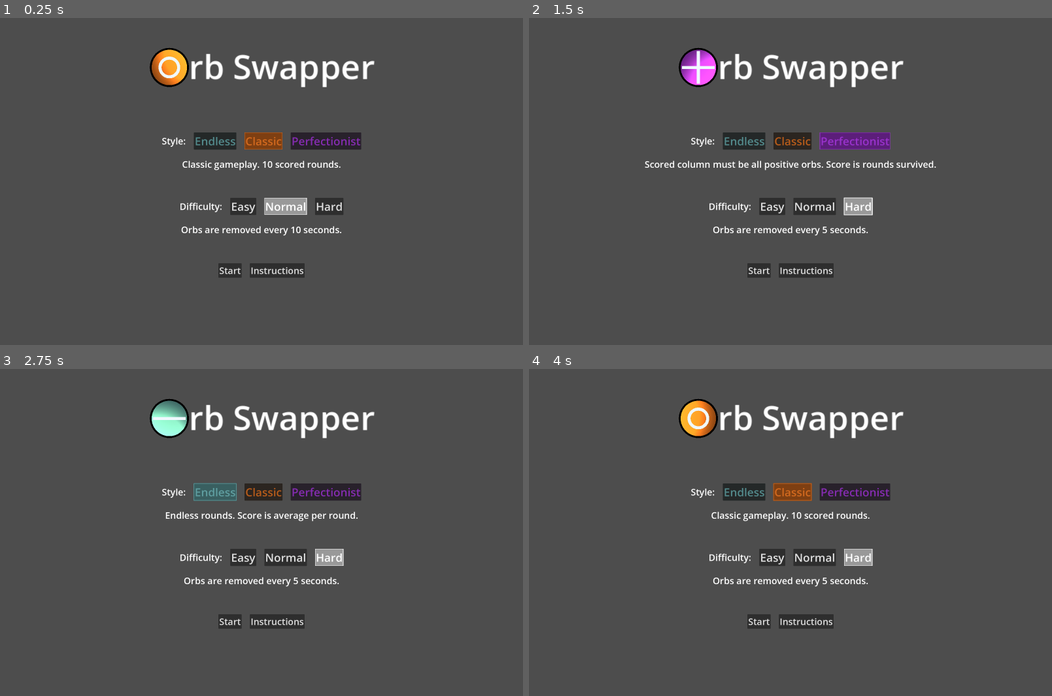
Above: before the commit, frames 1-4 (two rows, left to right).
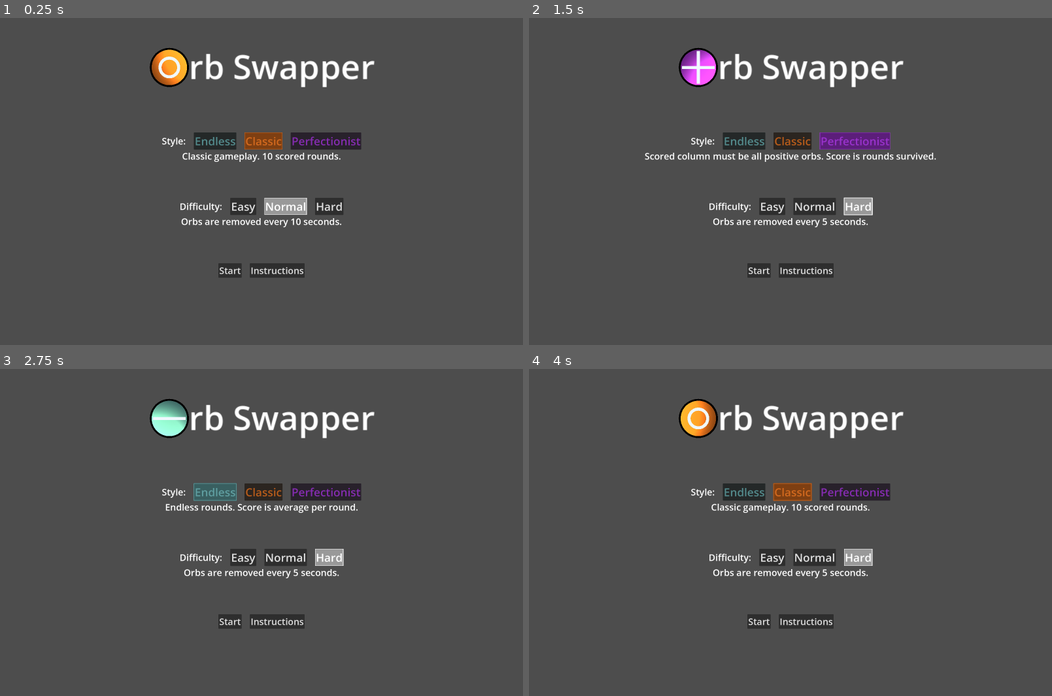
Above: after the commit, the same moments.

Repository: AKKamath/orb-game
Game: Godot game, scene res://title.tscn
Two runs of this game, one before a commit and one after it. Both use one fixed random seed, a clock stepped at 60 frames per second and the inputs below.
Inputs:
- Up to frame 1 (0.25 s): no input
- Up to frame 2 (1.5 s): click "Perfectionist" at 0.5 s; click "Hard" at 1.25 s
- Up to frame 3 (2.75 s): click "Endless" at 2 s
- Up to frame 4 (4 s): click "Endless" at 2.75 s; click "Classic" at 3.5 s

The runs differ from the first frame. In frame 1, 1.2% of the frame differs, in the area x 34-66%, y 41-67%; in frame 2, 1.6%, in the area x 22-78%, y 41-67%; in frame 3, 1.3%; in frame 4, 1.2%.

Commit message:
Add separate score screen

Diff:
--- a/game.gd
+++ b/game.gd
@@ -1,14 +1,5 @@
 extends Node
 @export var orbObj : PackedScene
-
-enum STYLE {
-	CLASSIC = 0,
-	ENDLESS = 1,
-	PERFECT = 2,
-}
-
-const ROWS = 8
-const COLS = 10
 
 var BURN_TIME = 10
 var RESET_TIME = 50
@@ -28,7 +19,11 @@
 var scoredSteps = 0
 var perfectSteps = 0
 var game_running = false
-var gameStyle = STYLE.CLASSIC
+var gameStyle = Util.STYLE.CLASSIC
+var difficulty
+
+const ROWS = 8
+const COLS = 10
 
 # Calculate the on-screen position of a given (x, y) orb inside box
 func calc_pos(x : int, y : int):
@@ -112,7 +107,7 @@
 	offset.y = radius / 2
 	$ScoreBar.size.y = radius / 2
 
-	if(gameStyle != STYLE.CLASSIC):
+	if(gameStyle != Util.STYLE.CLASSIC):
 		$ScoreBar.hide()
 
 	# Reset vars
@@ -211,6 +206,20 @@
 	pass # Replace with function body.
 
 func game_end():
+	var root = get_parent()
+	# Remove the title screen
+	var level = root.get_node("Game")
+	root.remove_child(level)
+	level.call_deferred("free")
+
+	# Go to score screen
+	var next_level_resource = load("res://score_screen.tscn")
+	var next_level = next_level_resource.instantiate()
+	next_level.setup_score(score, gameStyle, difficulty, \
+		ROWS, ROUNDS, scoredSteps)
+	root.add_child(next_level)
+	return
+
 	$UI.get_node("Score").text = ""
 	$Button.text = "Start"
 	$ScoreIndicator.reset()
@@ -224,14 +233,14 @@
 
 	var avg_score = 0.0
 	match gameStyle:
-		STYLE.CLASSIC:
+		Util.STYLE.CLASSIC:
 			avg_score = float(score) / float(ROUNDS * ROWS)
-		STYLE.ENDLESS:
+		Util.STYLE.ENDLESS:
 			if(scoredSteps):
 				avg_score = float(score) / float(scoredSteps) / float(ROWS)
 			else:
 				avg_score = 0
-		STYLE.PERFECT:
+		Util.STYLE.PERFECT:
 			# Arbitrary. Let 12 perfect rounds be the best
 			avg_score = float(scoredSteps) / 12.0
 	# Output flavor text based on average score
@@ -251,14 +260,14 @@
 		$FinalScore.text = "Terrible"
 		$FinalScore.modulate = Color.DARK_SEA_GREEN
 	match gameStyle:
-		STYLE.CLASSIC:
+		Util.STYLE.CLASSIC:
 			$FinalScore.text += "\nScore: " + str(score) + " / " + str(ROUNDS * ROWS)
-		STYLE.ENDLESS:
+		Util.STYLE.ENDLESS:
 			if scoredSteps:
 				$FinalScore.text += "\n Avg score: " + str(score / scoredSteps) + " / " + str(ROWS)
 			else:
 				$FinalScore.text += "\n Avg score: 0 / " + str(ROWS)
-		STYLE.PERFECT:
+		Util.STYLE.PERFECT:
 			$FinalScore.text += "\n Perfect rounds: " + str(scoredSteps)
 	$FinalScore.show()
 
@@ -317,7 +326,7 @@
 
 	if(roundScore > 0):
 		# Game end for perfect mode
-		if(roundScore - burnedCount != ROWS and gameStyle == STYLE.PERFECT):
+		if(roundScore - burnedCount != ROWS and gameStyle == Util.STYLE.PERFECT):
 			game_end()
 			return
 		# Check if perfect row to apply multiplier
@@ -361,11 +370,11 @@
 	for row in range(ROWS):
 		connect_orbs(orbDict[Vector2i(1, row)])
 	match gameStyle:
-		STYLE.CLASSIC:
+		Util.STYLE.CLASSIC:
 			$UI.get_node("Score").text = str(score)
-		STYLE.PERFECT:
+		Util.STYLE.PERFECT:
 			$UI.get_node("Score").text = str(scoredSteps)
-		STYLE.ENDLESS:
+		Util.STYLE.ENDLESS:
 			if(scoredSteps > 0):
 				$UI.get_node("Score").text = str(score / scoredSteps)
 
@@ -374,7 +383,7 @@
 	$BurnBar.value = 0
 
 	# Game end for classic mode
-	if(scoredSteps == ROUNDS and gameStyle == STYLE.CLASSIC):
+	if(scoredSteps == ROUNDS and gameStyle == Util.STYLE.CLASSIC):
 		game_end()
 
 	pass # Replace with function body.
--- /dev/null
+++ b/main_theme.tres
@@ -0,0 +1,13 @@
+[gd_resource type="Theme" load_steps=2 format=3 uid="uid://fmwk4dgdidfw"]
+
+[sub_resource type="StyleBoxFlat" id="StyleBoxFlat_4gjkm"]
+border_width_left = 2
+border_width_top = 2
+border_width_right = 2
+border_width_bottom = 2
+border_color = Color(1, 1, 1, 1)
+
+[resource]
+default_font_size = 45
+BoxContainer/constants/separation = 40
+Button/styles/pressed = SubResource("StyleBoxFlat_4gjkm")
--- a/score_screen.gd
+++ b/score_screen.gd
@@ -1,19 +1,96 @@
 extends Node
-@export var score_text : String = ""
-var RESET_TIME = 50
+@export var RESET_TIME = 50
+var style
+var difficulty
 
 # Called when the node enters the scene tree for the first time.
 func _ready() -> void:
-	$FinalScore.text = score_text
-	# Create a final score timer
+	# Create the final score timer
 	$BurnTimer.start(RESET_TIME)
 	$BurnBar.max_value = RESET_TIME
 	$BurnBar.value = 0
-	pass # Replace with function body.
 
+func setup_score(score : int, gameStyle : Util.STYLE, gameDiff : Util.DIFF, ROWS : int, ROUNDS : int, scoredSteps : int):
+	var avg_score = 0.0
+	style = gameStyle
+	difficulty = gameDiff
+	match gameStyle:
+		Util.STYLE.CLASSIC:
+			avg_score = float(score) / float(ROUNDS * ROWS)
+		Util.STYLE.ENDLESS:
+			if(scoredSteps):
+				avg_score = float(score) / float(scoredSteps) / float(ROWS)
+			else:
+				avg_score = 0
+		Util.STYLE.PERFECT:
+			# Arbitrary. Let 12 perfect rounds be the best
+			avg_score = float(scoredSteps) / 12.0
+	# Output flavor text based on average score
+	if(avg_score >= 1.0):
+		$UIElems/FinalScore.text = "PERFECT!!"
+		$UIElems/FinalScore.modulate = Color.GOLD
+	elif(avg_score >= 7.0/8.0):
+		$UIElems/FinalScore.text = "Great!"
+		$UIElems/FinalScore.modulate = Color.SILVER
+	elif(avg_score >= 3.0/4.0):
+		$UIElems/FinalScore.text = "Good"
+		$UIElems/FinalScore.modulate = Color.CADET_BLUE
+	elif(avg_score >= 0.5):
+		$UIElems/FinalScore.text = "Nice"
+		$UIElems/FinalScore.modulate = Color.SANDY_BROWN
+	else:
+		$UIElems/FinalScore.text = "Terrible"
+		$UIElems/FinalScore.modulate = Color.DARK_SEA_GREEN
+	match gameStyle:
+		Util.STYLE.CLASSIC:
+			$UIElems/FinalScore.text += "\nScore: " + str(score) + " / " + str(ROUNDS * ROWS)
+		Util.STYLE.ENDLESS:
+			if scoredSteps:
+				$UIElems/FinalScore.text += "\n Avg score: " + str(score / scoredSteps) + " / " + str(ROWS)
+			else:
+				$UIElems/FinalScore.text += "\n Avg score: 0 / " + str(ROWS)
+		Util.STYLE.PERFECT:
+			$UIElems/FinalScore.text += "\n Perfect rounds: " + str(scoredSteps)
+	$UIElems/FinalScore.show()
 
 # Called every frame. 'delta' is the elapsed time since the previous frame.
 func _process(delta: float) -> void:
 	$BurnBar.value = $BurnBar.max_value - $BurnTimer.time_left
 	$BurnBar.modulate.r8 = 255 * ($BurnBar.max_value - $BurnTimer.time_left) / $BurnBar.max_value
 	pass
+
+
+func _on_continue_pressed() -> void:
+	var root = get_parent()
+	# Remove the title screen
+	var level = root.get_node("ScoreScreen")
+	root.remove_child(level)
+	level.call_deferred("free")
+
+	# Go to Title screen
+	var next_level_resource = load("res://title.tscn")
+	var next_level = next_level_resource.instantiate()
+	root.add_child(next_level)
+
+
+func _on_replay_pressed() -> void:
+	var root = get_parent()
+	# Remove the title screen
+	var level = root.get_node("ScoreScreen")
+	root.remove_child(level)
+	level.call_deferred("free")
+
+	# Go to game
+	var next_level_resource = load("res://game.tscn")
+	var next_level = next_level_resource.instantiate()
+	match difficulty:
+		Util.DIFF.EASY:
+			next_level.BURN_TIME = 15
+		Util.DIFF.NORMAL:
+			next_level.BURN_TIME = 10
+		Util.DIFF.HARD:
+			next_level.BURN_TIME = 5
+
+	next_level.gameStyle = style
+	next_level.difficulty = difficulty
+	root.add_child(next_level)
--- a/score_screen.tscn
+++ b/score_screen.tscn
@@ -1,27 +1,10 @@
-[gd_scene load_steps=2 format=3 uid="uid://cset3neym8nhv"]
+[gd_scene load_steps=3 format=3 uid="uid://cset3neym8nhv"]
 
 [ext_resource type="Script" path="res://score_screen.gd" id="1_3s7dn"]
+[ext_resource type="Theme" uid="uid://fmwk4dgdidfw" path="res://main_theme.tres" id="2_a2r0j"]
 
 [node name="ScoreScreen" type="Node"]
 script = ExtResource("1_3s7dn")
-
-[node name="FinalScore" type="Label" parent="."]
-anchors_preset = 8
-anchor_left = 0.5
-anchor_top = 0.5
-anchor_right = 0.5
-anchor_bottom = 0.5
-offset_left = -20.0
-offset_top = -11.5
-offset_right = 20.0
-offset_bottom = 11.5
-grow_horizontal = 2
-grow_vertical = 2
-theme_override_colors/font_outline_color = Color(0, 0, 0, 1)
-theme_override_constants/outline_size = 4
-theme_override_font_sizes/font_size = 55
-horizontal_alignment = 1
-vertical_alignment = 1
 
 [node name="BurnBar" type="ProgressBar" parent="."]
 modulate = Color(1, 0.505882, 0.266667, 1)
@@ -38,3 +21,41 @@
 
 [node name="BurnTimer" type="Timer" parent="."]
 wait_time = 500.0
+
+[node name="UIElems" type="VBoxContainer" parent="."]
+anchors_preset = 8
+anchor_left = 0.5
+anchor_top = 0.5
+anchor_right = 0.5
+anchor_bottom = 0.5
+offset_left = -160.5
+offset_top = -38.0
+offset_right = 160.5
+offset_bottom = 38.0
+grow_horizontal = 2
+grow_vertical = 2
+theme = ExtResource("2_a2r0j")
+
+[node name="FinalScore" type="Label" parent="UIElems"]
+layout_mode = 2
+theme_override_colors/font_outline_color = Color(0, 0, 0, 1)
+theme_override_constants/outline_size = 4
+theme_override_font_sizes/font_size = 55
+text = "BLALAGAGA"
+horizontal_alignment = 1
+vertical_alignment = 1
+
+[node name="ButtonCont" type="HBoxContainer" parent="UIElems"]
+layout_mode = 2
+alignment = 1
+
+[node name="Replay" type="Button" parent="UIElems/ButtonCont"]
+layout_mode = 2
+text = "Replay"
+
+[node name="Exit" type="Button" parent="UIElems/ButtonCont"]
+layout_mode = 2
+text = "Quit"
+
+[connection signal="pressed" from="UIElems/ButtonCont/Replay" to="." method="_on_replay_pressed"]
+[connection signal="pressed" from="UIElems/ButtonCont/Exit" to="." method="_on_continue_pressed"]
--- a/title.gd
+++ b/title.gd
@@ -1,20 +1,8 @@
 extends Control
 @export var orbObj : PackedScene
 
-enum DIFF {
-	EASY = 0,
-	NORMAL = 1,
-	HARD = 2
-}
-
-enum STYLE {
-	CLASSIC = 0,
-	ENDLESS = 1,
-	PERFECT = 2,
-}
-
-var difficulty : int = DIFF.NORMAL
-var style : int = STYLE.CLASSIC
+var difficulty : int = Util.DIFF.NORMAL
+var style : int = Util.STYLE.CLASSIC
 var done_start = false
 
 var ROWS = 4
@@ -47,9 +35,9 @@
 func _ready() -> void:
 	# Setup initial options
 	$StyleUI/StyleOpts/ClassicButton.button_pressed = true
-	difficulty = DIFF.NORMAL
+	difficulty = Util.DIFF.NORMAL
 	$DifficultyUI/DifficultyOpts/NormalButton.button_pressed = true
-	style = STYLE.CLASSIC
+	style = Util.STYLE.CLASSIC
 
 	# Add color to our buttons
 	$StyleUI/StyleOpts/EndlessButton.modulate       = TCOLOR[0]
@@ -120,12 +108,12 @@
 	$Title.position.y = (vp.y * 0.2 - $Title.size.y) / 2
 	y_off += vp.y * 0.2
 
-	# STYLE: 30% vertical space
+	# Util.STYLE: 30% vertical space
 	$StyleUI.position.x = (vp.x - $StyleUI.size.x) / 2
 	$StyleUI.position.y = y_off + (vp.y * 0.3) / 2
 	y_off += 0.3 * vp.y
 
-	# DIFFICULTY: 10% vertical space, keep it close to difficulty
+	# Util.DIFFICULTY: 10% vertical space, keep it close to difficulty
 	$DifficultyUI.position.x = (vp.x - $DifficultyUI.size.x) / 2
 	$DifficultyUI.position.y = y_off + (vp.y * 0.1) / 2
 	y_off += 0.1 * vp.y
@@ -145,7 +133,7 @@
 
 
 func _on_easy_button_toggled(toggled_on: bool) -> void:
-	difficulty = DIFF.EASY
+	difficulty = Util.DIFF.EASY
 	$Title/orb.type = 0
 	$Title/orb.queue_redraw()
 	$DifficultyUI/DifficultyDescription.text = "Orbs are removed every 15 seconds."
@@ -153,7 +141,7 @@
 
 
 func _on_normal_button_toggled(toggled_on: bool) -> void:
-	difficulty = DIFF.NORMAL
+	difficulty = Util.DIFF.NORMAL
 	$Title/orb.type = 1
 	$Title/orb.queue_redraw()
 	$DifficultyUI/DifficultyDescription.text = "Orbs are removed every 10 seconds."
@@ -161,7 +149,7 @@
 
 
 func _on_hard_button_toggled(toggled_on: bool) -> void:
-	difficulty = DIFF.HARD
+	difficulty = Util.DIFF.HARD
 	$Title/orb.type = 2
 	$Title/orb.queue_redraw()
 	$DifficultyUI/DifficultyDescription.text = "Orbs are removed every 5 seconds."
@@ -169,7 +157,7 @@
 
 
 func _on_classic_toggled(toggled_on: bool) -> void:
-	style = STYLE.CLASSIC
+	style = Util.STYLE.CLASSIC
 	$Title/orb.type = 1
 	$Title/orb.queue_redraw()
 	$StyleUI/TypeDescription.text = "Classic gameplay. 10 scored rounds."
@@ -177,7 +165,7 @@
 
 
 func _on_endless_toggled(toggled_on: bool) -> void:
-	style = STYLE.ENDLESS
+	style = Util.STYLE.ENDLESS
 	$Title/orb.type = 0
 	$Title/orb.queue_redraw()
 	$StyleUI/TypeDescription.text = "Endless rounds. Score is average per round."
@@ -185,7 +173,7 @@
 
 
 func _on_perfectionist_toggled(toggled_on: bool) -> void:
-	style = STYLE.PERFECT
+	style = Util.STYLE.PERFECT
 	$Title/orb.type = 2
 	$Title/orb.queue_redraw()
 	$StyleUI/TypeDescription.text = "Scored column must be all positive orbs. Score is rounds survived."
@@ -193,24 +181,25 @@
 
 
 func _on_start_button_pressed() -> void:
-	var root = get_parent()
-	# Remove the current level
-	var level = root.get_node("TitleUI")
+	var root = get_parent().get_parent()
+	# Remove the title screen
+	var level = root.get_node("TitleScreen")
 	root.remove_child(level)
 	level.call_deferred("free")
 
-	# Add the next level
+	# Go to game
 	var next_level_resource = load("res://game.tscn")
 	var next_level = next_level_resource.instantiate()
 	match difficulty:
-		DIFF.EASY:
+		Util.DIFF.EASY:
 			next_level.BURN_TIME = 15
-		DIFF.NORMAL:
+		Util.DIFF.NORMAL:
 			next_level.BURN_TIME = 10
-		DIFF.HARD:
+		Util.DIFF.HARD:
 			next_level.BURN_TIME = 5
 
 	next_level.gameStyle = style
+	next_level.difficulty = difficulty
 	root.add_child(next_level)
 
 
--- a/title.tscn
+++ b/title.tscn
@@ -1,20 +1,9 @@
-[gd_scene load_steps=7 format=3 uid="uid://b150k27mk383v"]
+[gd_scene load_steps=6 format=3 uid="uid://b150k27mk383v"]
 
+[ext_resource type="Theme" uid="uid://fmwk4dgdidfw" path="res://main_theme.tres" id="1_2vcow"]
 [ext_resource type="Script" path="res://title.gd" id="1_8su1p"]
 [ext_resource type="PackedScene" uid="uid://cefkthik5xabh" path="res://orb.tscn" id="2_j6j53"]
 [ext_resource type="ButtonGroup" uid="uid://duve4ich3ukkp" path="res://style_buttongroup.tres" id="3_2kblo"]
-
-[sub_resource type="StyleBoxFlat" id="StyleBoxFlat_4gjkm"]
-border_width_left = 2
-border_width_top = 2
-border_width_right = 2
-border_width_bottom = 2
-border_color = Color(1, 1, 1, 1)
-
-[sub_resource type="Theme" id="Theme_slhqg"]
-default_font_size = 45
-BoxContainer/constants/separation = 40
-Button/styles/pressed = SubResource("StyleBoxFlat_4gjkm")
 
 [sub_resource type="ButtonGroup" id="ButtonGroup_pvtb1"]
 
@@ -27,7 +16,7 @@
 anchor_bottom = 1.0
 grow_horizontal = 2
 grow_vertical = 2
-theme = SubResource("Theme_slhqg")
+theme = ExtResource("1_2vcow")
 script = ExtResource("1_8su1p")
 orbObj = ExtResource("2_j6j53")
 
@@ -58,6 +47,7 @@
 offset_top = 2000.0
 offset_right = 4477.0
 offset_bottom = 2084.0
+theme_override_constants/separation = 0
 alignment = 2
 
 [node name="StyleOpts" type="HBoxContainer" parent="TitleUI/StyleUI"]
@@ -104,6 +94,7 @@
 offset_top = 2400.0
 offset_right = 3640.0
 offset_bottom = 2440.0
+theme_override_constants/separation = 0
 
 [node name="DifficultyOpts" type="HBoxContainer" parent="TitleUI/DifficultyUI"]
 layout_mode = 2
--- /dev/null
+++ b/utilities.gd
@@ -0,0 +1,23 @@
+extends Node
+class_name Util
+
+enum STYLE {
+	CLASSIC = 0,
+	ENDLESS = 1,
+	PERFECT = 2,
+}
+
+enum DIFF {
+	EASY = 0,
+	NORMAL = 1,
+	HARD = 2
+}
+
+# Called when the node enters the scene tree for the first time.
+func _ready() -> void:
+	pass # Replace with function body.
+
+
+# Called every frame. 'delta' is the elapsed time since the previous frame.
+func _process(delta: float) -> void:
+	pass
